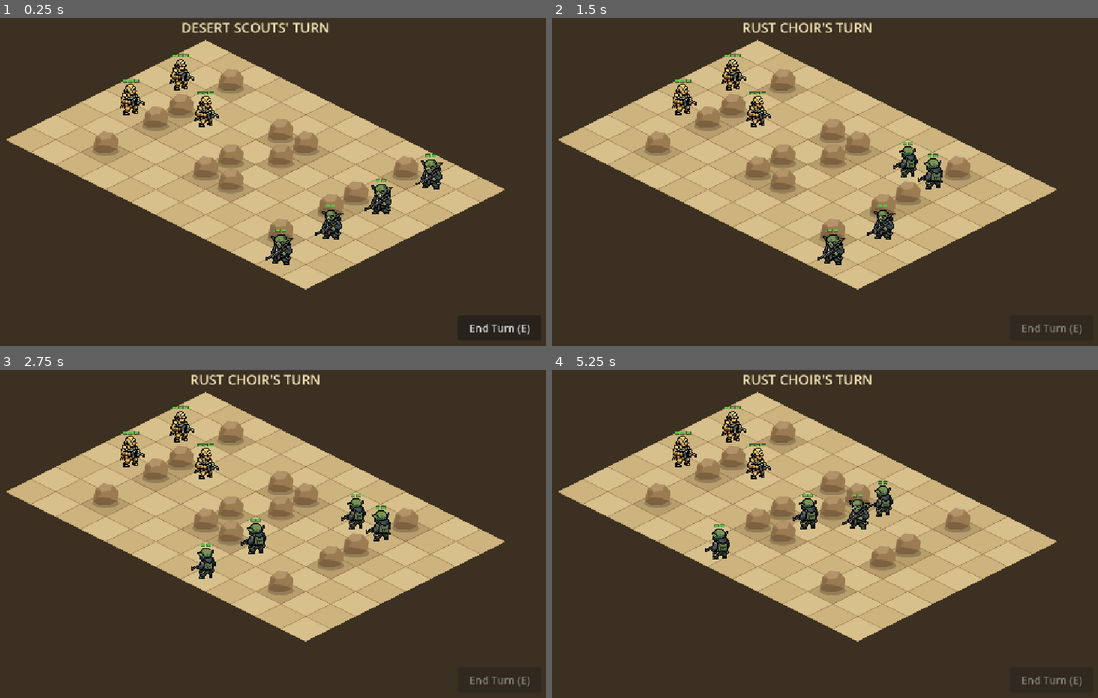
Above: before the commit, frames 1-4 (two rows, left to right).
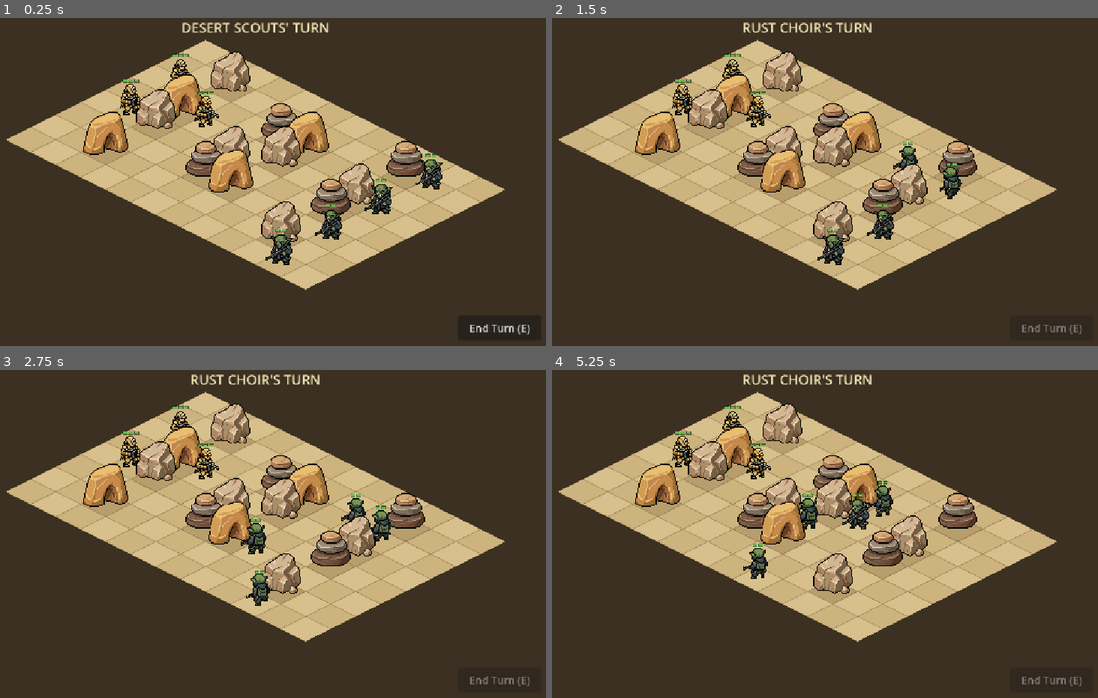
Above: after the commit, the same moments.

Repository: bfunkmcgee/ThinShot
Game: Godot game, scene res://scenes/Battle.tscn
Same seed, same stepped clock (60 frames per second), same inputs: the game is played once before the commit and once after it.
Inputs (mouse positions are in pixels of both pictures, inside the frame that each line leads up to):
- Up to frame 1 (0.25 s): no input
- Up to frame 2 (1.5 s): click "End Turn (E)" at 0.5 s; move the mouse to (939, 165) at 1.27 s; hold E (end_turn) from 1.28 s (still down); click (939, 165) at 1.42 s
- Up to frame 3 (2.75 s): move the mouse to (136, 553) at 2.02 s; release E (end_turn) at 2.03 s; tap E (end_turn) at 2.1 s; click (136, 553) at 2.17 s
- Up to frame 4 (5.25 s): move the mouse to (868, 461) at 2.77 s; hold E (end_turn) 2.78-3.5 s; click (868, 461) at 2.92 s; click "End Turn (E)" at 3.5 s; move the mouse to (775, 602) at 4.27 s; tap E (end_turn) at 4.35 s; click (775, 602) at 4.42 s; move the mouse to (988, 586) at 5.02 s; hold E (end_turn) from 5.03 s (still down); click (988, 586) at 5.17 s

The runs differ from the first frame. In frame 1, 7.0% of the frame differs, in the area x 15-78%, y 10-69%; in frame 2, 7.5%; in frame 3, 7.6%, in the area x 15-78%, y 10-72%; in frame 4, 7.5%.

Commit message:
Add walk animations and pixel-art desert rocks
Units now play their 9-frame directional walk cycle while moving:
Unit gains a walking state that animates frames in _process (18 fps),
switching per-direction as the path turns; do_move starts/stops it
around the movement tween, with the step time eased to 0.16s so the
cycle reads. Walk frames are loaded once per class from the animations
folders (frame count discovered at load, folder casing preserved).

The vector rock.svg is replaced by the three Pixel Lab rock variants,
chosen deterministically per cell so the layout is stable, rendered at
2x with nearest filtering like the units.

Co-Authored-By: Claude Fable 5 <noreply@anthropic.com>

Diff:
--- /dev/null
+++ b/assets/sprites/Environment/Desert/Desert_Rock_or_bolder/metadata.json
@@ -0,0 +1,22 @@
+{
+  "group_id": null,
+  "objects": [
+    {
+      "id": "a1426528-539f-4a82-92fe-f2b0b104b19a",
+      "name": null,
+      "prompt": "Desert Rock or bolder",
+      "size": {
+        "width": 48,
+        "height": 48
+      },
+      "directions": 1,
+      "view": "low top-down",
+      "rotations": {
+        "unknown": "rotations/unknown.png"
+      },
+      "animations": {}
+    }
+  ],
+  "export_version": "1.0",
+  "export_date": "2026-07-26T21:25:28.911332"
+}
--- a/assets/sprites/rock.svg
+++ /dev/null
@@ -1,8 +0,0 @@
-<svg width="64" height="80" viewBox="0 0 64 80" xmlns="http://www.w3.org/2000/svg">
-  <!-- Desert boulder, isometric view. Ground line y=72. -->
-  <ellipse cx="32" cy="70" rx="26" ry="9" fill="#000000" fill-opacity="0.2"/>
-  <path d="M 8 66 L 12 44 L 26 32 L 45 34 L 57 48 L 54 66 L 40 72 L 18 72 Z" fill="#9a7b52"/>
-  <path d="M 8 66 L 18 58 L 38 60 L 54 66 L 40 72 L 18 72 Z" fill="#7d6140"/>
-  <path d="M 26 32 L 45 34 L 41 46 L 24 48 L 18 40 Z" fill="#b3936a"/>
-  <path d="M 12 44 L 24 48 L 18 58 L 8 66 Z" fill="#8a6c47"/>
-</svg>
--- a/scripts/Battle.gd
+++ b/scripts/Battle.gd
@@ -5,10 +5,15 @@
 enum State { PLAYER_TURN, ANIMATING, ENEMY_TURN, GAME_OVER }
 
 const UNIT_SCENE := preload("res://scenes/Unit.tscn")
-const ROCK_TEXTURE := preload("res://assets/sprites/rock.svg")
-
-# rock.svg is 64x80 with its ground line at y=72.
-const ROCK_OFFSET := Vector2(0, -32)
+const ROCK_TEXTURES: Array[Texture2D] = [
+	preload("res://assets/sprites/Environment/Desert/Desert_Rock_or_bolder/Rock_1.png"),
+	preload("res://assets/sprites/Environment/Desert/Desert_Rock_or_bolder/Rock_2.png"),
+	preload("res://assets/sprites/Environment/Desert/Desert_Rock_or_bolder/Rock_3.png"),
+]
+
+# Rocks are 48x48 with their base ~19px below canvas center; drawn at 2x.
+const ROCK_OFFSET := Vector2(0, -18)
+const ROCK_SCALE := Vector2(2, 2)
 
 const SCOUT_SPAWNS: Array[Vector2i] = [
 	Vector2i(1, 2), Vector2i(1, 4), Vector2i(3, 3),
@@ -17,7 +22,7 @@
 	Vector2i(10, 1), Vector2i(10, 3), Vector2i(10, 5), Vector2i(10, 7),
 ]
 
-const MOVE_STEP_TIME := 0.12
+const MOVE_STEP_TIME := 0.16
 const TRACER_TIME := 0.09
 const AI_BEAT := 0.25
 const AIM_TIME := 0.18  # rifle raised before the shot
@@ -43,8 +48,11 @@
 			var cell := Vector2i(x, y)
 			if board.is_wall(cell):
 				var rock := Sprite2D.new()
-				rock.texture = ROCK_TEXTURE
+				# Deterministic variant per cell so the layout is stable.
+				rock.texture = ROCK_TEXTURES[(cell.x * 7 + cell.y * 13) % ROCK_TEXTURES.size()]
 				rock.offset = ROCK_OFFSET
+				rock.scale = ROCK_SCALE
+				rock.texture_filter = CanvasItem.TEXTURE_FILTER_NEAREST
 				rock.position = board.cell_to_global(cell)
 				entities_node.add_child(rock)
 	for spawn in SCOUT_SPAWNS:
@@ -201,6 +209,7 @@
 		return
 	var path := board.reconstruct_path(came_from, dest)
 	unit.cell = dest
+	unit.start_walking()
 	var tween := create_tween()
 	var from_pos := unit.position
 	for step in path:
@@ -209,6 +218,7 @@
 		tween.tween_property(unit, "position", step_pos, MOVE_STEP_TIME)
 		from_pos = step_pos
 	await tween.finished
+	unit.stop_walking()
 	unit.moved = true
 	state = prev_state
 	if prev_state == State.PLAYER_TURN and selected == unit:
--- a/scripts/Unit.gd
+++ b/scripts/Unit.gd
@@ -52,6 +52,21 @@
 	preload("res://assets/sprites/Goblin/Standing_Ready_to_fire_stance/rotations/north-east.png"),
 ]
 
+# Compass folder names in the same sector order as the frame arrays above.
+const DIR_NAMES: Array[String] = [
+	"east", "south-east", "south", "south-west",
+	"west", "north-west", "north", "north-east",
+]
+
+# 9-frame walk cycles per direction, loaded once per class. Note the exact
+# folder casing differs between the two sets.
+static var SCOUT_WALK_FRAMES: Array = _load_walk_frames(
+		"res://assets/sprites/Scout/animations/Standing_idle_walk")
+static var GOBLIN_WALK_FRAMES: Array = _load_walk_frames(
+		"res://assets/sprites/Goblin/animations/standing_idle_walk")
+
+const WALK_FPS := 18.0
+
 # Both sets have their figure's feet ~15px below canvas center; 2x scale puts
 # a ~30px figure at ~60px on screen, sitting on the diamond center.
 const SPRITE_SCALE := Vector2(2, 2)
@@ -78,8 +93,12 @@
 var selected := false
 var frames: Array[Texture2D] = SCOUT_FRAMES
 var aim_frames: Array[Texture2D] = SCOUT_AIM_FRAMES
+var walk_frames: Array = SCOUT_WALK_FRAMES
 var facing_sector := 2  # south
 var aiming := false
+var walking := false
+var walk_time := 0.0
+var walk_frame := 0
 
 @onready var sprite: Sprite2D = $Sprite
 
@@ -100,6 +119,7 @@
 		damage = 1
 		frames = SCOUT_FRAMES
 		aim_frames = SCOUT_AIM_FRAMES
+		walk_frames = SCOUT_WALK_FRAMES
 		set_facing(Vector2(1, 0.5))   # face the goblin side (south-east)
 	else:
 		max_hp = 2
@@ -108,8 +128,21 @@
 		damage = 1
 		frames = GOBLIN_FRAMES
 		aim_frames = GOBLIN_AIM_FRAMES
+		walk_frames = GOBLIN_WALK_FRAMES
 		set_facing(Vector2(-1, 0.5))  # face the scout side (south-west)
 	hp = max_hp
+
+
+static func _load_walk_frames(base: String) -> Array:
+	var result: Array = []
+	for dir_name in DIR_NAMES:
+		var dir_frames: Array[Texture2D] = []
+		var i := 0
+		while ResourceLoader.exists("%s/%s/frame_%03d.png" % [base, dir_name, i]):
+			dir_frames.append(load("%s/%s/frame_%03d.png" % [base, dir_name, i]))
+			i += 1
+		result.append(dir_frames)
+	return result
 
 
 ## Turn toward a screen-space direction, keeping the current stance.
@@ -126,7 +159,34 @@
 	_update_sprite()
 
 
+func start_walking() -> void:
+	walking = true
+	walk_time = 0.0
+	walk_frame = 0
+	_update_sprite()
+
+
+func stop_walking() -> void:
+	walking = false
+	_update_sprite()
+
+
+func _process(delta: float) -> void:
+	if not walking:
+		return
+	walk_time += delta
+	var idx := int(walk_time * WALK_FPS)
+	if idx != walk_frame:
+		walk_frame = idx
+		_update_sprite()
+
+
 func _update_sprite() -> void:
+	if walking:
+		var dir_frames: Array = walk_frames[facing_sector]
+		if not dir_frames.is_empty():
+			sprite.texture = dir_frames[walk_frame % dir_frames.size()]
+			return
 	sprite.texture = (aim_frames if aiming else frames)[facing_sector]
 
 
Binary file added: assets/sprites/Environment/Desert/Desert_Rock_or_bolder/Rock_1.png
Not shown, changed: assets/sprites/Environment/Desert/Desert_Rock_or_bolder/Rock_1.png.import
Binary file added: assets/sprites/Environment/Desert/Desert_Rock_or_bolder/Rock_2.png
Not shown, added: assets/sprites/Environment/Desert/Desert_Rock_or_bolder/Rock_2.png.import
Binary file added: assets/sprites/Environment/Desert/Desert_Rock_or_bolder/Rock_3.png
Not shown, added: assets/sprites/Environment/Desert/Desert_Rock_or_bolder/Rock_3.png.import
Binary file added: assets/sprites/Goblin/animations/standing_idle_walk/east/frame_000.png
Not shown, added: assets/sprites/Goblin/animations/standing_idle_walk/east/frame_000.png.import
Binary file added: assets/sprites/Goblin/animations/standing_idle_walk/east/frame_001.png
Not shown, added: assets/sprites/Goblin/animations/standing_idle_walk/east/frame_001.png.import
Binary file added: assets/sprites/Goblin/animations/standing_idle_walk/east/frame_002.png
Not shown, added: assets/sprites/Goblin/animations/standing_idle_walk/east/frame_002.png.import
(and 283 more such lines)
